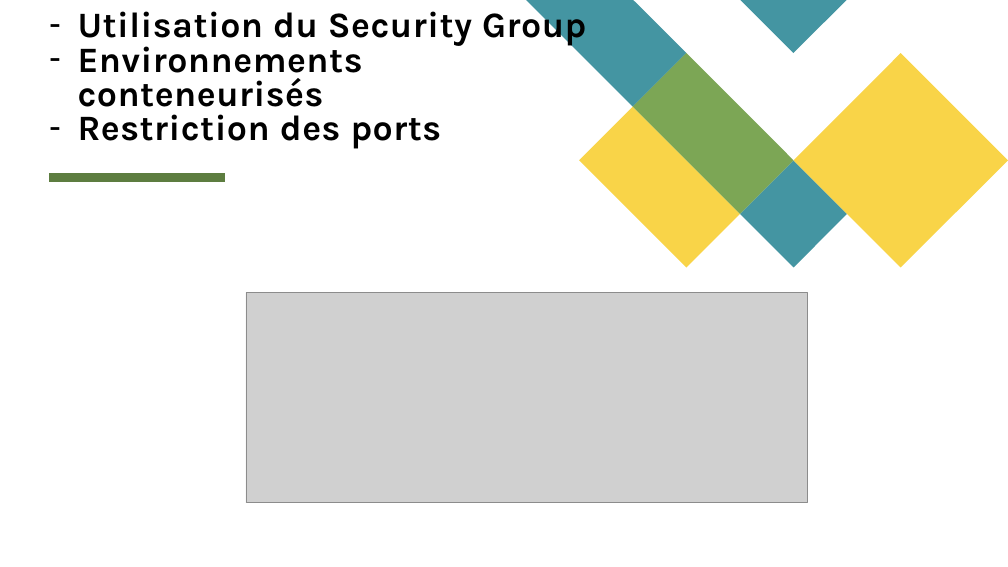
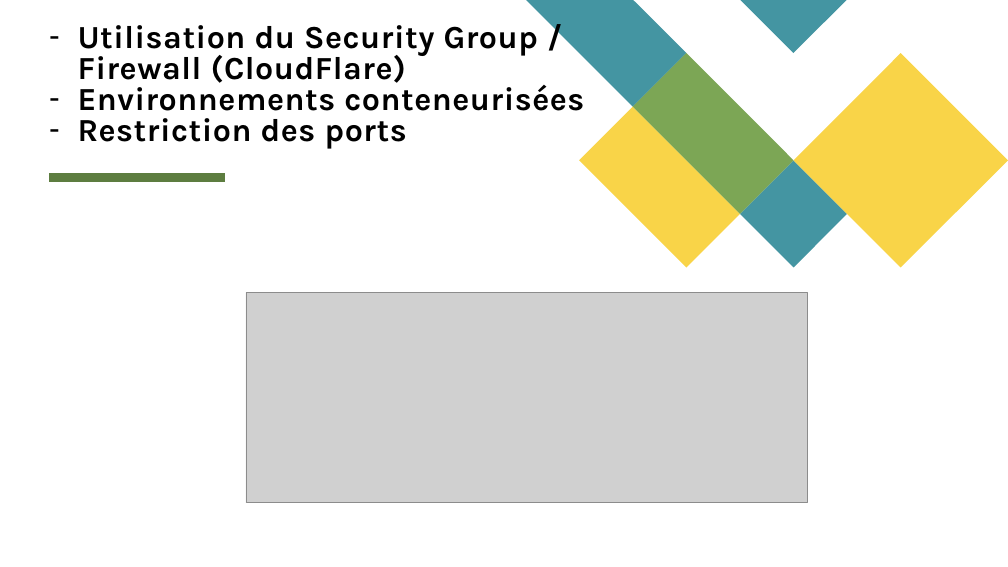
Before and after one commit to RMurier/CESI-BAC-3-CUBE-2-PERSO, a slide deck: slide 8 of documents/CESIZen.pptx. Drawn at 1008x567 pixels with LibreOffice and Linux fonts; fonts in the diff are those of the drawing; grey boxes stand for pictures. Boxes give left, top, right and bottom in pixels: in the first picture for what was removed or moved away, otherwise in the second. Text is boxed around its words. In the diff, an @@ line names an element or a change of style, - is before the commit and + after.

```diff
--- a/documents/CESIZen.pptx
+++ b/documents/CESIZen.pptx
@@ title at (78,25,584,111): text changed; size 34 to 30.6 pt @@
-– Utilisation du Security Group
-– Environnements conteneurisés
+– Utilisation du Security Group / Firewall (CloudFlare)
+– Environnements conteneurisées
@@ title at (78,118,407,149): size 34 to 30.6 pt in "Restriction des ports" @@
```
Also in this commit, not shown: 4 other slides changed, 2 slides added, 4 other files.
